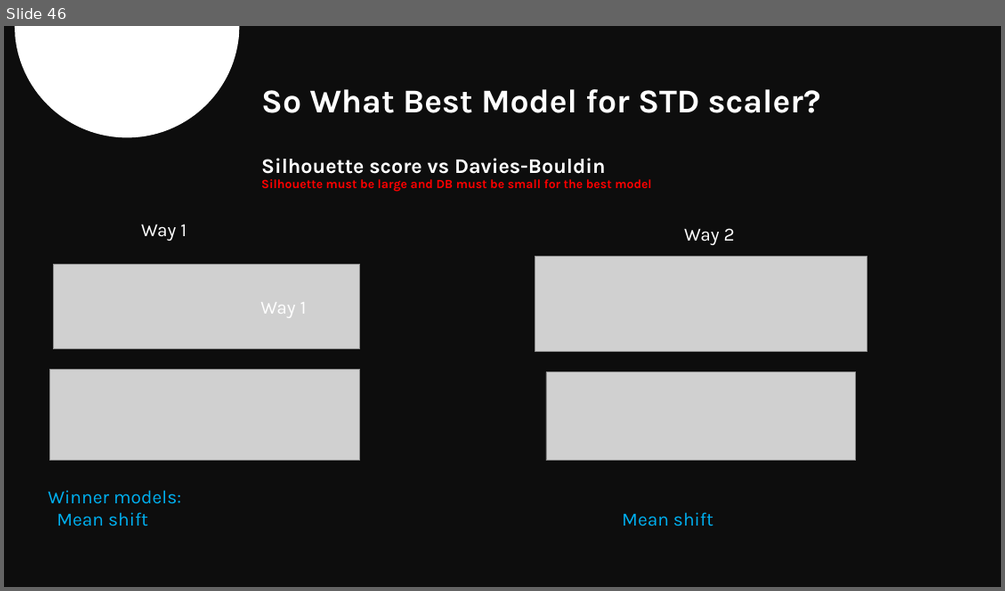
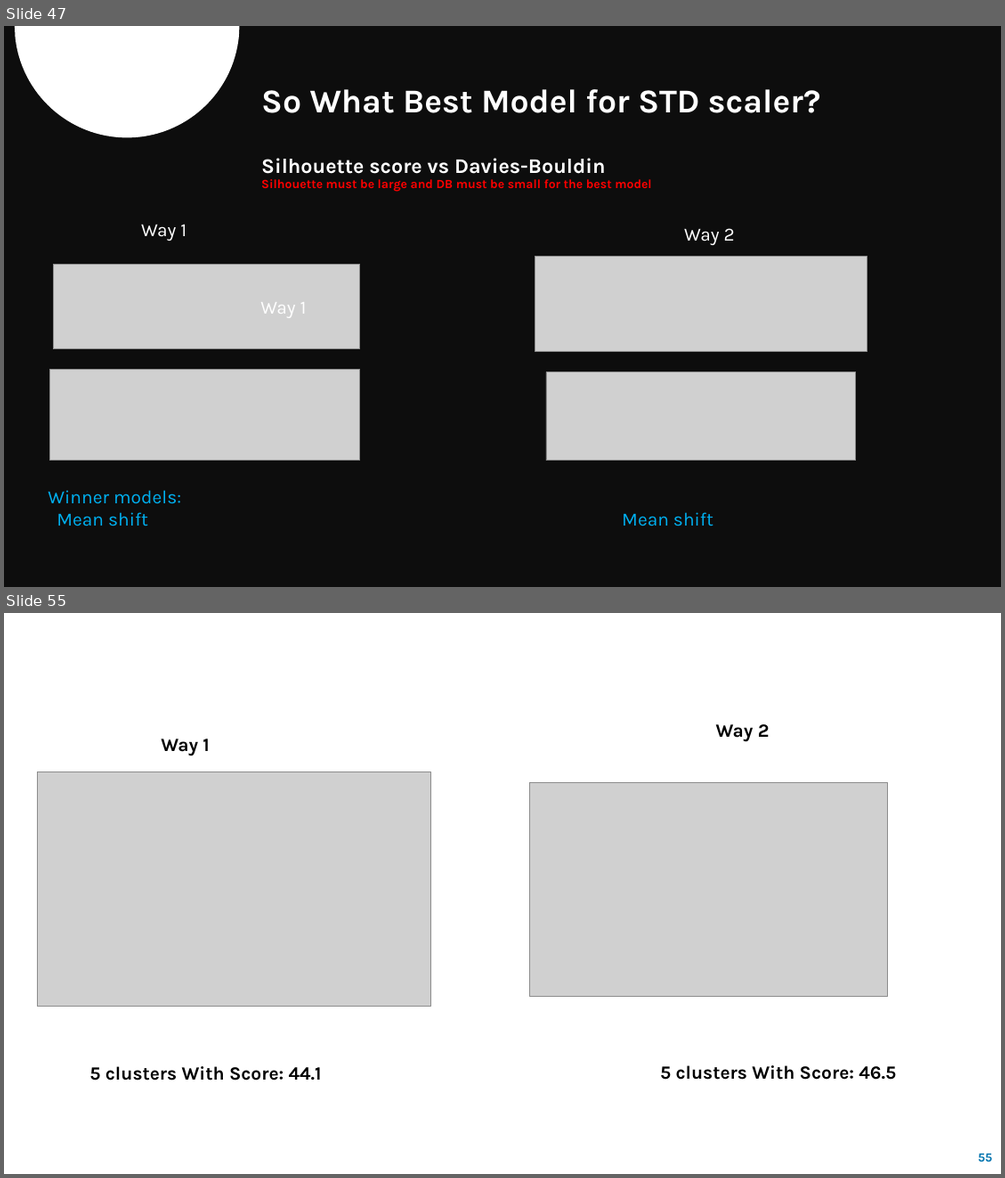
Before and after one commit to Reema-Khaseeb/clustering-credit-card-customer-segmentation, a slide deck: presentation/Credit Card Clustering.pptx. Shown one above the other, each under a label of ours: slide 46 before the commit, slides 47 and 55 after it; the slides between them are not shown. The pictures are 1005x591 and 1005x1178 pixels, drawn with LibreOffice and Linux fonts; fonts in the diff are those of the drawing; grey boxes stand for pictures. Boxes give left, top, right and bottom in pixels: in the first picture for what was removed or moved away, otherwise in the second. Text is boxed around its words. In the diff, an @@ line names an element or a change of style, - is before the commit and + after.

```diff
--- a/presentation/Credit Card Clustering.pptx
+++ b/presentation/Credit Card Clustering.pptx
@@ slide 55 added at (x1=4, y1=613, x2=1001, y2=1174), background #FFFFFF @@
@@ text added at (x1=161, y1=738, x2=209, y2=756), 18 pt, text #000000, bold @@
+Way 1
@@ text added at (x1=716, y1=724, x2=769, y2=742), 18 pt, text #000000, bold @@
+Way 2
@@ picture added at (x1=38, y1=771, x2=431, y2=1005) @@
@@ picture added at (x1=529, y1=782, x2=888, y2=996) @@
@@ text added at (x1=89, y1=1066, x2=322, y2=1080), 18 pt, text #000000, bold @@
+5 clusters With Score: 44.1
@@ text added at (x1=660, y1=1065, x2=896, y2=1079), 18 pt, text #000000, bold @@
+5 clusters With Score: 46.5
@@ page number added at (x1=978, y1=1153, x2=992, y2=1161), 12 pt, text #0074AF, bold @@
+55
@@ what was slide 46 is now slide 47 @@
```
Also in this commit, not shown: 10 slides changed, 14 other slides added.
